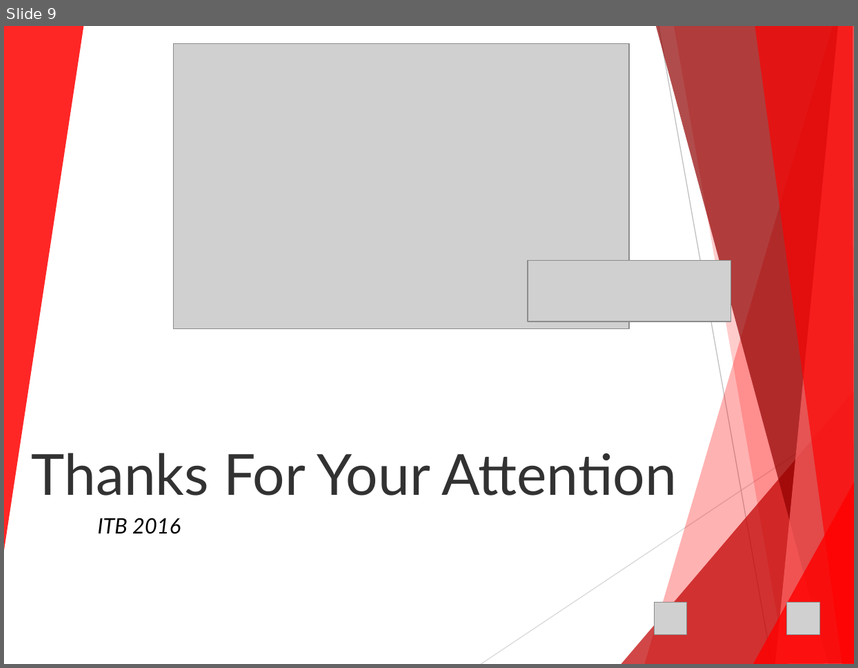
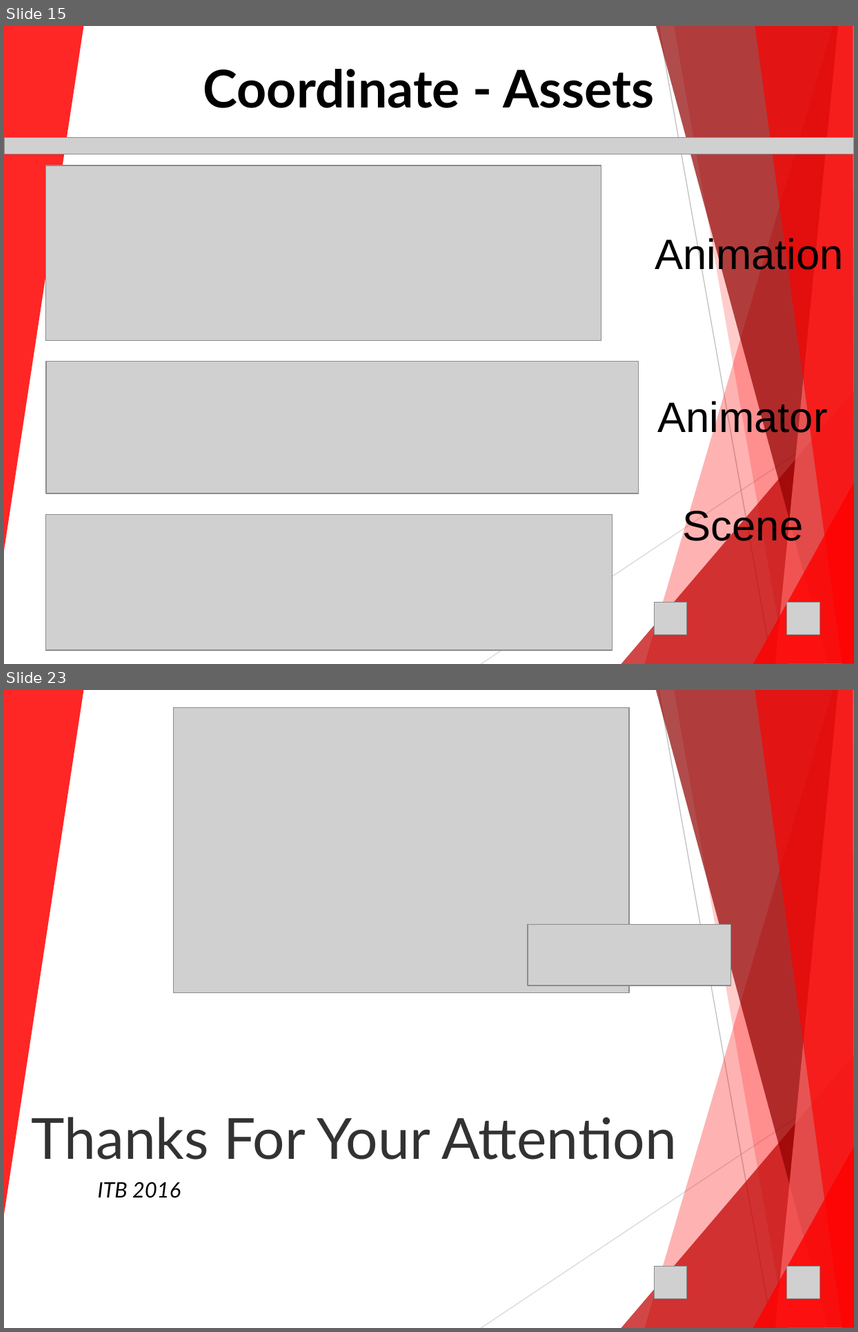
Before and after one commit to lskk/Pathfinding_Adventures, a slide deck: 23215385-PathAdventure-Document/Pathfinding Adventure - 23215385.ppt. Shown one above the other, each under a label of ours: slide 9 before the commit, slides 15 and 23 after it; the slides between them are not shown. The pictures are 858x668 and 858x1332 pixels, drawn with LibreOffice and Linux fonts; fonts in the diff are those of the drawing; grey boxes stand for pictures; background and template pictures are left out. Boxes give left, top, right and bottom in pixels: in the first picture for what was removed or moved away, otherwise in the second. Text is boxed around its words. In the diff, an @@ line names an element or a change of style, - is before the commit and + after.

Commit message:
Path Adventure - Coordinat & Running - Project Updates

```diff
--- a/23215385-PathAdventure-Document/Pathfinding Adventure - 23215385.ppt
+++ b/23215385-PathAdventure-Document/Pathfinding Adventure - 23215385.ppt
@@ slide 15 added at [4,26,854,664], background picture (left out); not listed: 10 template elements that a slide beside it also shows @@
@@ title added at [203,69,654,108], 44 pt, text #000000, bold @@
+Coordinate - Assets
@@ picture added at [4,137,854,154] @@
@@ picture added at [45,165,602,341] @@
@@ text added at [655,235,844,277], 36 pt, text #000000 @@
+Animation
@@ picture added at [45,361,638,492] @@
@@ text added at [657,398,827,440], 36 pt, text #000000 @@
+Animator
@@ picture added at [45,514,612,650] @@
@@ text added at [683,506,804,548], 36 pt, text #000000 @@
+Scene
@@ picture added at [654,601,688,635] @@
@@ picture added at [787,601,820,635] @@
@@ what was slide 9 is now slide 23 @@
```
Also in this commit, not shown: 7 slides changed, 13 other slides added, 7 other files.
